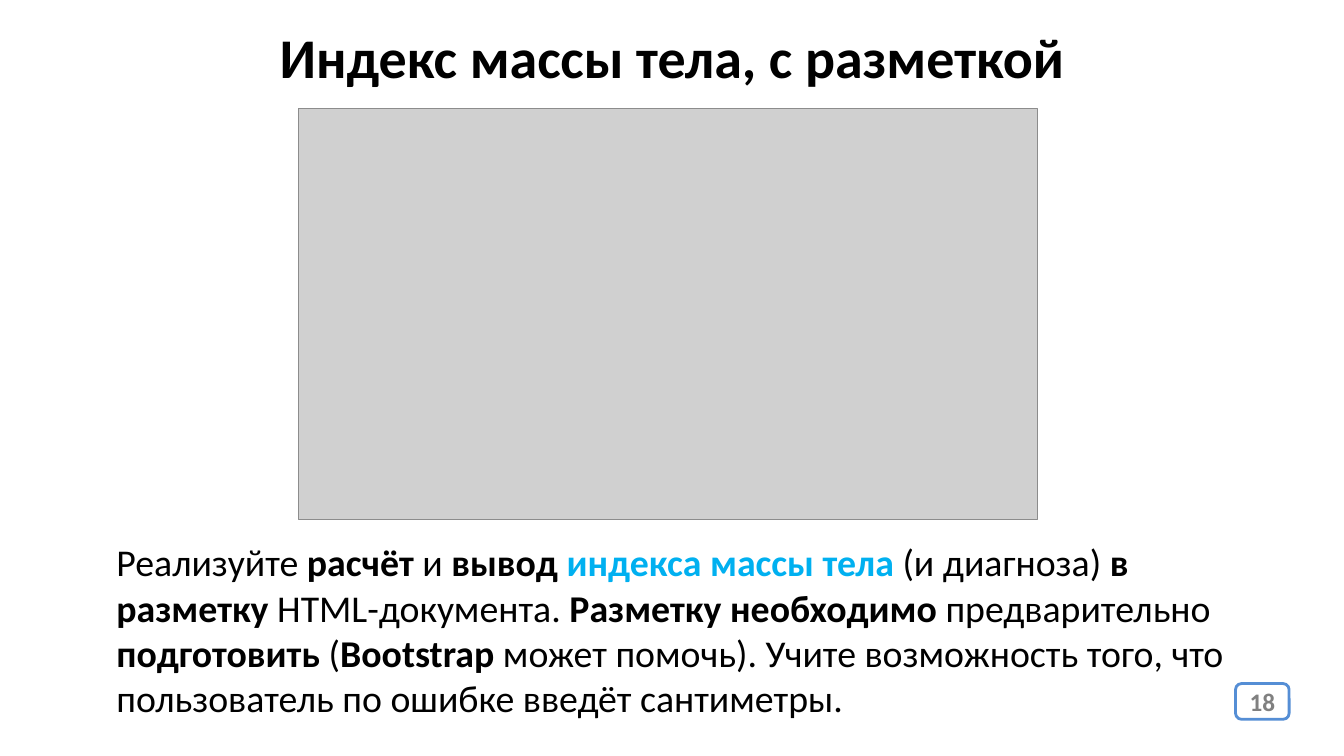
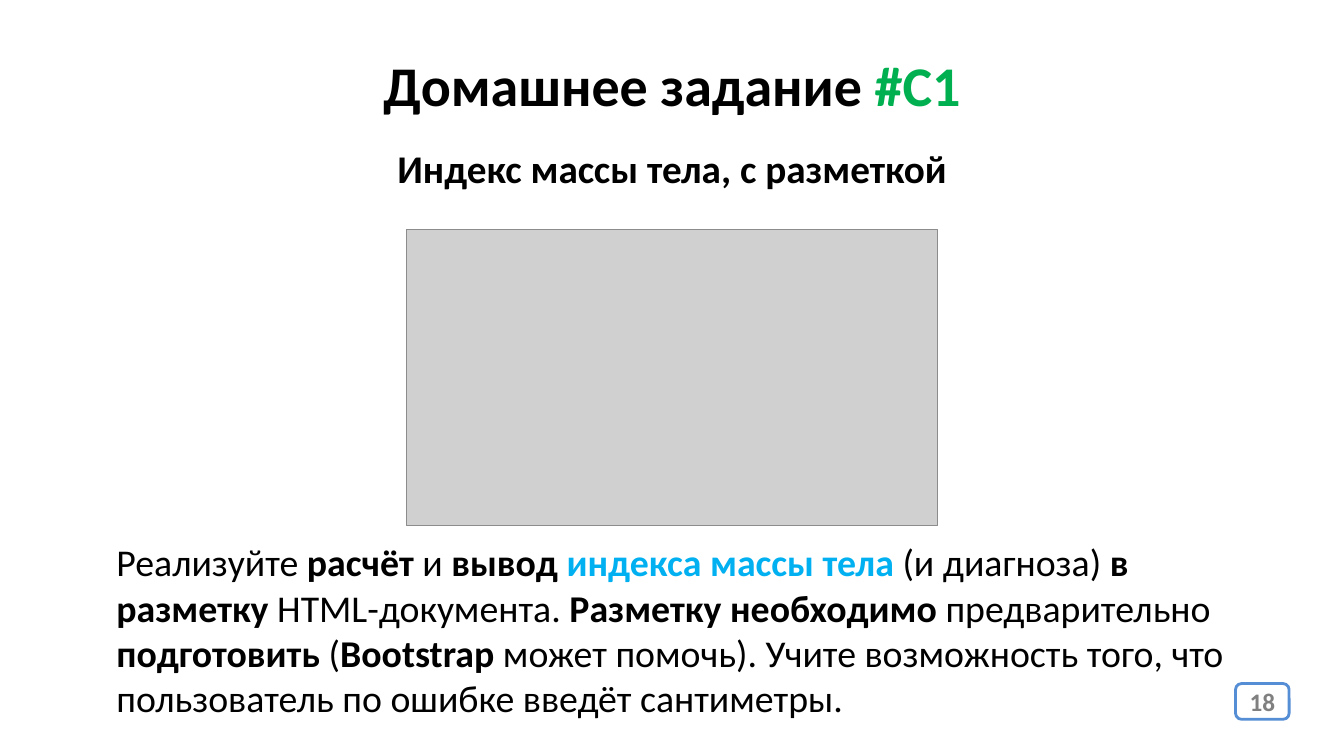
Before and after one commit to web36-ortdnipro/lesson22, a slide deck: slide 18 of lesson22.pptx. Drawn at 1344x756 pixels with LibreOffice and Linux fonts; fonts in the diff are those of the drawing; grey boxes stand for pictures. Boxes give left, top, right and bottom in pixels: in the first picture for what was removed or moved away, otherwise in the second. Text is boxed around its words. In the diff, an @@ line names an element or a change of style, - is before the commit and + after.

```diff
--- a/lesson22.pptx
+++ b/lesson22.pptx
@@ text added at (x1=383, y1=67, x2=961, y2=115), 40 pt, text #000000, bold @@
+Домашнее задание #C1
@@ title "Индекс массы тела, с разметкой" moved from (x1=280, y1=39, x2=1064, y2=87) to (x1=397, y1=156, x2=946, y2=190) @@
@@ title "Индекс массы тела, с разметкой" at (x1=397, y1=156, x2=946, y2=190): size 40 to 28 pt @@
@@ picture resized from (x1=299, y1=108, x2=1037, y2=519) to (x1=406, y1=230, x2=939, y2=526) @@
```
Also in this commit, not shown: 1 slide added, 1 other file.
